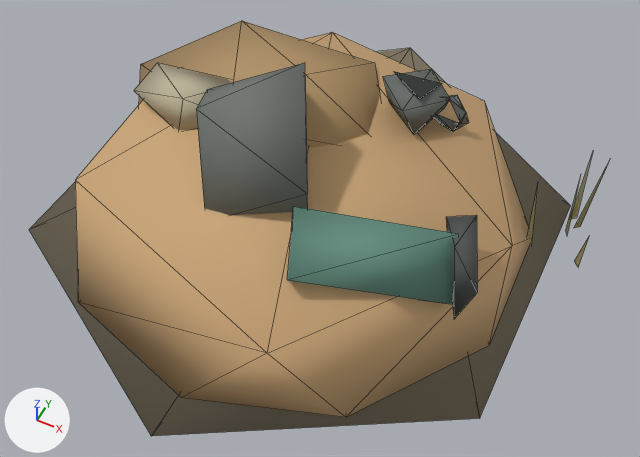
Two versions of the glTF model sketches/core-loop/assets/models/park/props/dam/lunch_pail_b_lod2.glb, one commit apart.
Camera for both pictures: a 50 mm lens placed at (1.48, -2.93, 3.78), pointed at (0.11, -0.18, 0.34). Arrows for +X, +Y and +Z are at lower left; the lights stay in place. The picture after the commit comes second. Mesh edges are drawn as thin lines. Where no turn or scale is listed for an object, it has been applied to the vertices. Vertices at exactly the same position are counted once.

Objects in the first picture: 'Surface.001'.
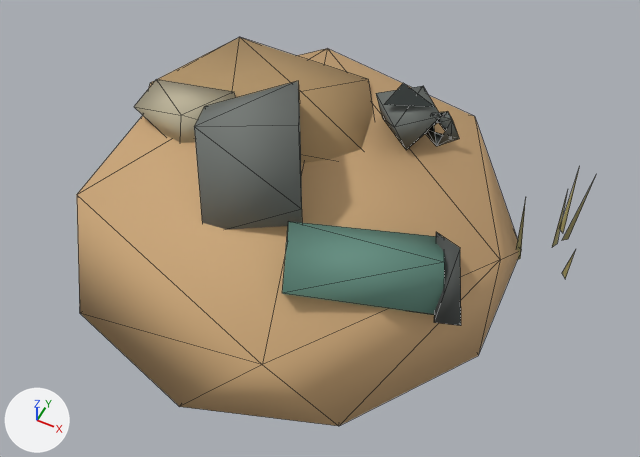
Changed parts and their boxes [x1, y1, x2, y2] in the pictures (640 x 457 px; the box of a moved part takes in the faces that stretch with it):
'Surface.001', reshaped (10% narrower, 6% shorter)
    before: [29, 21, 609, 436]
    after: [77, 37, 596, 426]
part 1 of me_surface_002, moved or reshaped
    before: [574, 163, 609, 228]
    after: [562, 176, 596, 240]
part 2 of me_surface_002, moved or reshaped
    before: [75, 32, 530, 417]
    after: [77, 49, 519, 426]
part 3 of me_surface_002, moved or reshaped
    before: [383, 69, 450, 134]
    after: [376, 86, 441, 150]
part 4 of me_surface_002, moved or reshaped
    before: [575, 237, 589, 267]
    after: [562, 249, 576, 279]
part 5 of me_surface_002, moved or reshaped
    before: [527, 185, 538, 246]
    after: [516, 199, 526, 260]
part 6 of me_surface_002, rebuilt (7% narrower)
    before: [139, 21, 380, 148]
    after: [149, 37, 373, 163]
part 7 of me_surface_002, rebuilt
    before: [196, 63, 307, 215]
    after: [194, 81, 302, 229]
part 8 of me_surface_002, rebuilt (12% narrower, 10% shorter)
    before: [446, 215, 477, 319]
    after: [434, 232, 461, 326]
part 9 of me_surface_002, rebuilt
    before: [287, 206, 459, 304]
    after: [282, 221, 444, 315]
part 10 of me_surface_002, deleted
    before: [134, 63, 593, 234]
part 11 of me_surface_002, cut back
    before: [29, 48, 570, 436]
    after: [134, 79, 580, 247]

What the commit changed:
me_surface_002 is used by ob_surface_001; location (0.0, 0.0, 0.0).
me_surface_002 had 121 vertices, 176 faces and spanned x -1.39..1.38, y -1.5..1.5, z 0.0..1.08.
me_surface_002 now has 117 vertices, 172 faces and spans x -1.36..1.33, y -1.25..1.25, z 0.0..0.88.
me_surface_002 part 1: the loose piece of 3 vertices spanning x 1.27..1.34, y 0.59..0.62, z 0.15..0.69 is moved by (-0.04, 0.02, -0.15).
me_surface_002 part 2: the loose piece of 16 vertices spanning x -1.29..1.12, y -1.27..1.23, z 0.16..0.59 is moved by (-0.04, 0.02, -0.15).
me_surface_002 part 3: the loose piece of 7 vertices spanning x 0.09..0.48, y 0.41..0.78, z 0.57..0.77 is moved by (-0.04, 0.02, -0.15).
me_surface_002 part 4: the loose piece of 3 vertices spanning x 1.34..1.38, y 0.3..0.36, z 0.15..0.44 is moved by (-0.04, 0.02, -0.15).
me_surface_002 part 5: the loose piece of 3 vertices spanning x 1.06..1.11, y 0.3..0.36, z 0.15..0.68 is moved by (-0.04, 0.02, -0.15).
me_surface_002 part 6: the loose piece of 13 vertices spanning x -1.36..0.26, y -0.14..0.99, z 0.15..0.75 is rebuilt with 15 vertices and now spans x -1.36..0.22, y -0.11..1.06, z 0.0..0.6.
me_surface_002 part 7: the loose piece of 9 vertices spanning x -0.72..0.12, y -0.53..0.43, z 0.22..1.08 is rebuilt with 10 vertices and now spans x -0.76..0.07, y -0.51..0.45, z 0.07..0.88.
me_surface_002 part 8: the loose piece of 6 vertices spanning x 0.76..1.03, y -0.53..-0.14, z 0.39..0.81 is rebuilt with 6 vertices and now spans x 0.71..0.99, y -0.51..-0.05, z 0.23..0.7.
me_surface_002 part 9: the loose piece of 6 vertices spanning x 0.09..0.93, y -0.78..-0.15, z 0.39..0.8 is rebuilt with 7 vertices and now spans x 0.05..0.89, y -0.76..-0.11, z 0.24..0.63.
me_surface_002 part 10: 6 loose pieces with 41 vertices, spanning x -1.15..1.27, y -0.15..0.71, z 0.15..0.81, are deleted.
Part 11, on me_surface_002:
7 vertices are removed from x -1.39..1.21, y -1.5..1.5, z 0.0..0.3.
10 faces are deleted.
24 vertices are added at x -1.19..1.22, y -0.05..0.74, z 0.0..0.66.
29 new faces join them.
Other edits to the shape of me_surface_002 do not show in these pictures.
